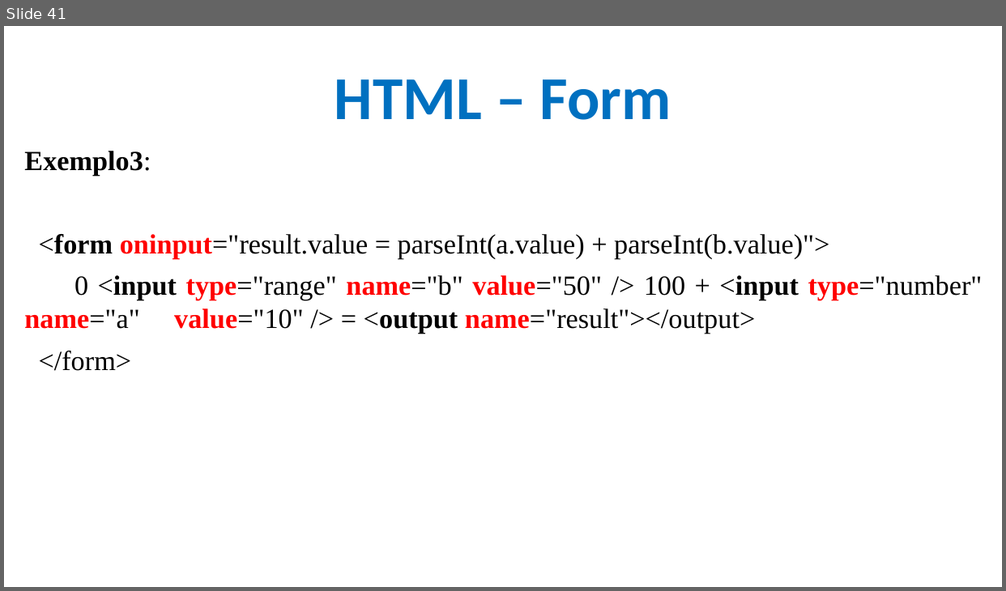
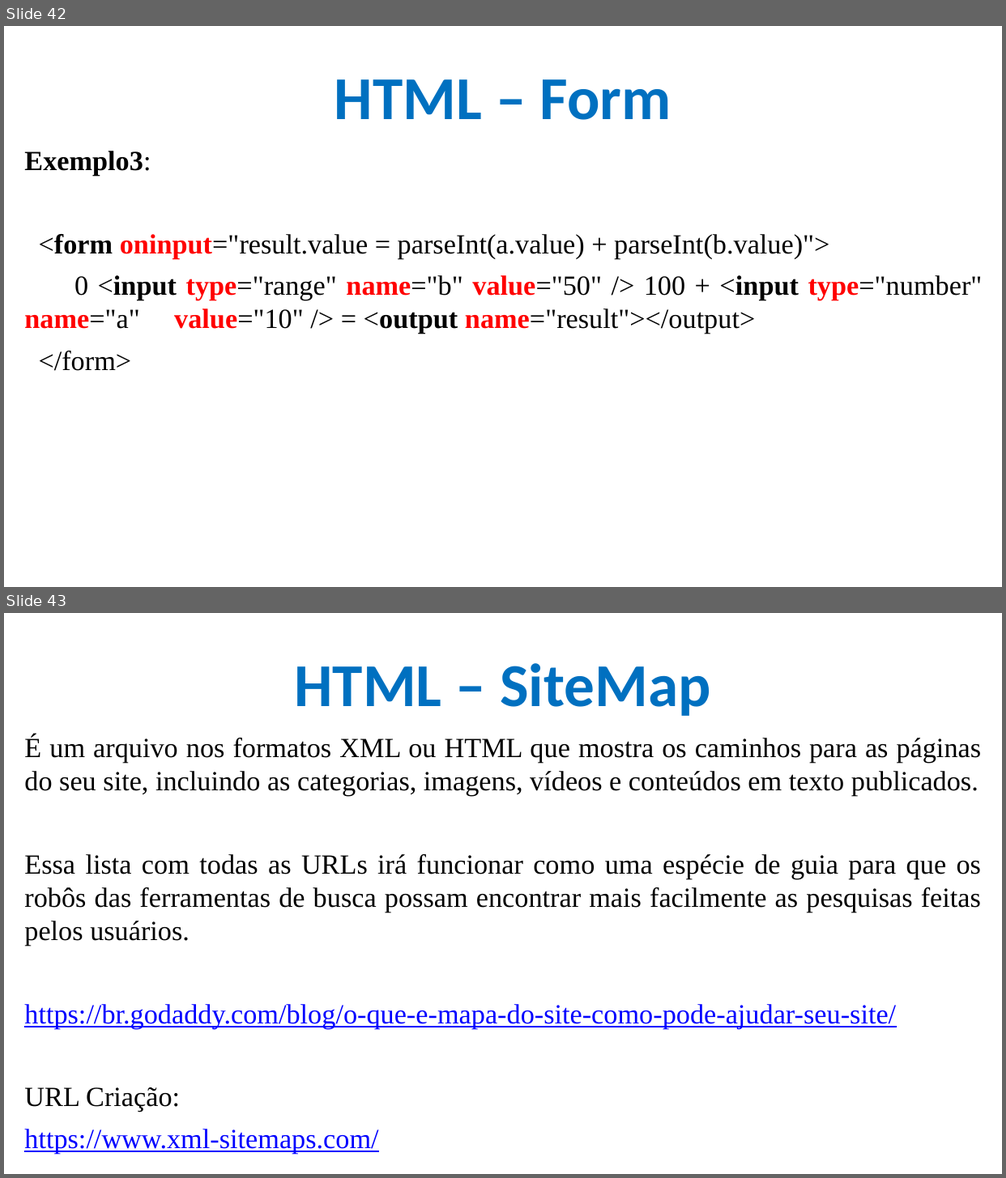
Before and after one commit to CloudEducationBrazil/WydenDesenvolvimentoWebPHP, a slide deck: 01 Classes/Aula 04 Desenvolvimento Web - HTML.pptx. Shown one above the other, each under a label of ours: slide 41 before the commit, slides 42 and 43 after it. The pictures are 1006x591 and 1006x1178 pixels, drawn with LibreOffice and Linux fonts; fonts in the diff are those of the drawing; background and template pictures are left out. Boxes give left, top, right and bottom in pixels: in the first picture for what was removed or moved away, otherwise in the second. Text is boxed around its words. In the diff, an @@ line names an element or a change of style, - is before the commit and + after.

```diff
--- a/01 Classes/Aula 04 Desenvolvimento Web - HTML.pptx
+++ b/01 Classes/Aula 04 Desenvolvimento Web - HTML.pptx
@@ slide 43 added at box(4, 613, 1002, 1174), background picture (left out) @@
@@ title added at box(294, 663, 710, 716), 44 pt, text #0070C0, bold @@
+HTML – SiteMap
@@ text added at box(24, 735, 982, 1154), 20 pt, text #000000 @@
+É um arquivo nos formatos XML ou HTML que mostra os caminhos para as páginas do seu site, incluindo as categorias, imagens, vídeos e conteúdos em texto publicados.
+Essa lista com todas as URLs irá funcionar como uma espécie de guia para que os robôs das ferramentas de busca possam encontrar mais facilmente as pesquisas feitas pelos usuários.
+https://br.godaddy.com/blog/o-que-e-mapa-do-site-como-pode-ajudar-seu-site/
+URL Criação:
+https://www.xml-sitemaps.com/
@@ what was slide 41 is now slide 42 @@
```
Also in this commit, not shown: 4 slides changed, 1 other slide added, 1 other file.
